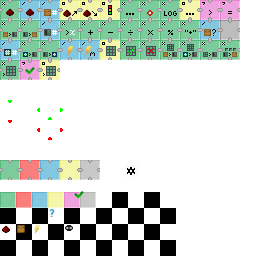
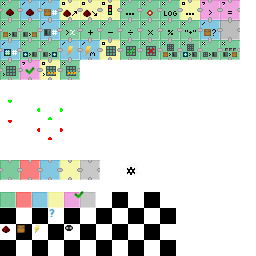
Two versions of the same layered image (256×256). Layer-by-layer changes:
painted on "icons.png" over [48, 60, 80, 80]
